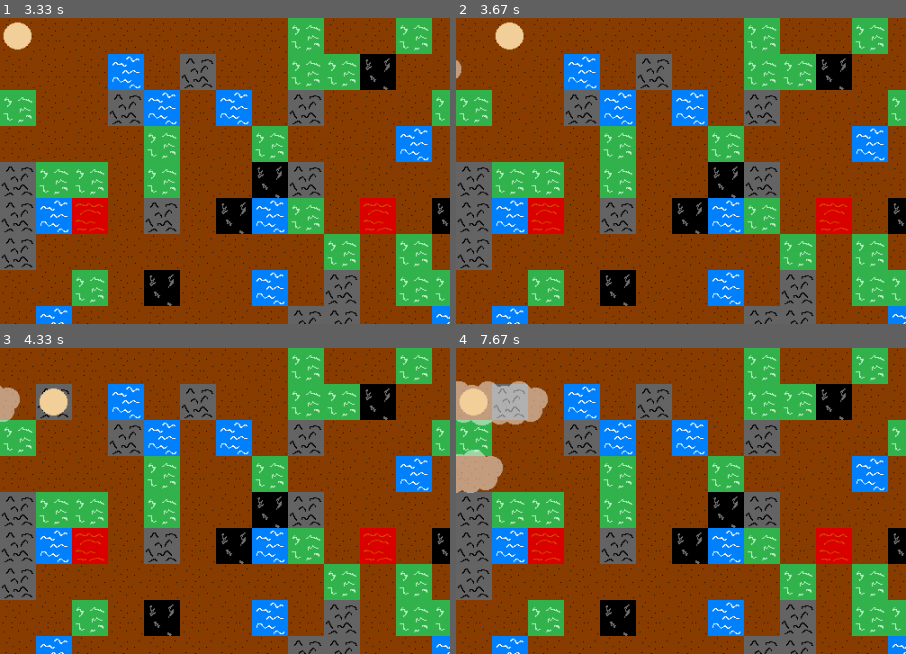
Above: before the commit, frames 1-4 (two rows, left to right).
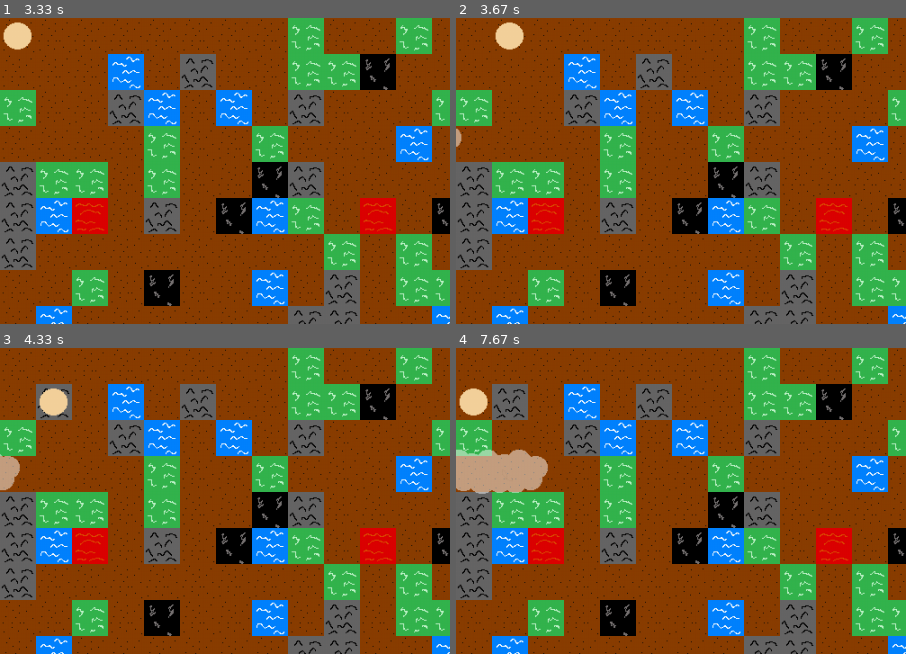
Above: after the commit, the same moments.

Repository: apollopower/pygames-examples
Game: pygame game, started from main.py
Two runs of this game, one before a commit and one after it. Both use one fixed random seed, a clock stepped at 60 frames per second and the inputs below.
Inputs:
- Up to frame 1 (3.33 s): hold D 0.33-0.8 s; hold W 0.83-1.13 s; tap Space at 0.9, 1.23, 1.53, 1.73, 2.03, 2.3, 2.63, 3.07 s; hold D 1.17-1.63 s; hold A 1.67-2.2 s; hold S 2.23-2.53 s; hold A 2.57-2.97 s; hold W from 3 s (still down)
- Up to frame 2 (3.67 s): release W at 3.37 s; hold D from 3.4 s (still down); tap Space at 3.47 s; tap 1 at 3.55 s
- Up to frame 3 (4.33 s): tap Space at 3.77, 4.13 s; release D at 4.03 s; hold S from 4.07 s (still down); tap 5 at 4.22 s
- Up to frame 4 (7.67 s): release S at 4.43 s; hold A 4.47-4.93 s; tap Space at 4.53, 4.83, 5.03, 5.33, 5.53, 5.87, 6.17, 6.37, 6.67, 6.93, 7.27 s; hold D 4.97-5.43 s; tap 1 at 5.12, 6.45 s; hold W 5.47-5.77 s; tap 5 at 5.62, 7.02 s; hold D 5.8-6.27 s; hold A 6.3-6.83 s; hold S 6.87-7.17 s; hold A 7.2-7.6 s; hold W from 7.63 s (still down)
The pictures show only the part of the screen within x 0-50%, y 0-50%; the shares and areas given below are measured in that part.

Frame 1 is identical in both runs. In frame 2, 0.1% of the frame differs, in the area x 0-2%, y 13-43%; in frame 3, 0.8%; in frame 4, 3.6%, in the area x 0-21%, y 10-48%.

Commit message:
Added dynamic cloud loop

Diff:
--- a/main.py
+++ b/main.py
@@ -106,16 +106,11 @@
 
 # _________________________________________________________
 
-# Cloud starting X Position on screen:
-cloud1X = -200
-cloud1Y = 0
-
-cloud2X = -250
-cloud2Y = random.randint(0, MAPHEIGHT*TILESIZE)
-
-cloud3X = -350
-cloud3Y = random.randint(0, MAPHEIGHT*TILESIZE)
-
+cloudList = [
+    [-200, random.randint(0, MAPHEIGHT*TILESIZE)],
+    [-400, random.randint(0, MAPHEIGHT*TILESIZE)],
+    [-700, random.randint(0, MAPHEIGHT*TILESIZE)]
+]
 
 # __________________________________________________________
 # GAME
@@ -186,23 +181,12 @@
 
     # Display Cloud, moving it slightly each frame:
 
-    DISPLAYSURF.blit(textures[CLOUD].convert_alpha(), (cloud1X, cloud1Y))
-    cloud1X += 1
-    if cloud1X > MAPWIDTH*TILESIZE:
-        cloud1X = -200
-        cloud1Y = random.randint(0,MAPHEIGHT*TILESIZE)
-
-    DISPLAYSURF.blit(textures[CLOUD].convert_alpha(), (cloud2X, cloud2Y))
-    cloud2X += 1
-    if cloud2X > MAPWIDTH*TILESIZE:
-        cloud2X = -200
-        cloud2Y = random.randint(0,MAPHEIGHT*TILESIZE)
-
-    DISPLAYSURF.blit(textures[CLOUD].convert_alpha(), (cloud3X, cloud3Y))
-    cloud3X += 1
-    if cloud3X > MAPWIDTH*TILESIZE:
-        cloud3X = -200
-        cloud3Y = random.randint(0,MAPHEIGHT*TILESIZE)
+    for cloud in cloudList:
+        DISPLAYSURF.blit(textures[CLOUD].convert_alpha(), (cloud[0], cloud[1]))
+        cloud[0] += 1
+        if cloud[0] > MAPWIDTH*TILESIZE:
+            cloud[0] = random.randint(-1000,-200)
+            cloud[1] = random.randint(0,MAPHEIGHT*TILESIZE)
 
 
     # Display Inventory (starting 10 pixels in):
